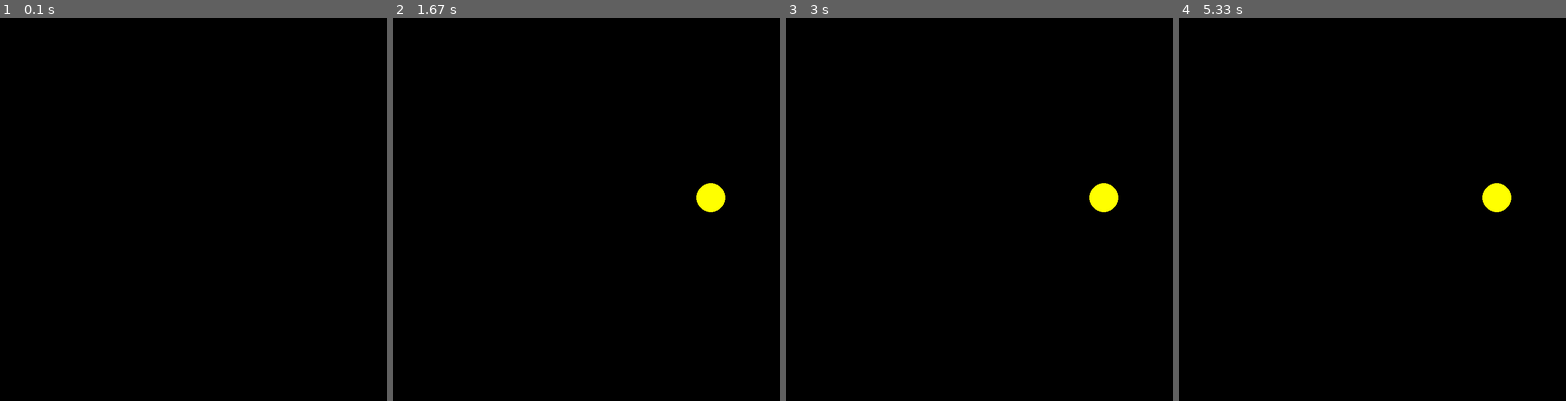
Above: before the commit, frames 1-4 (left to right).
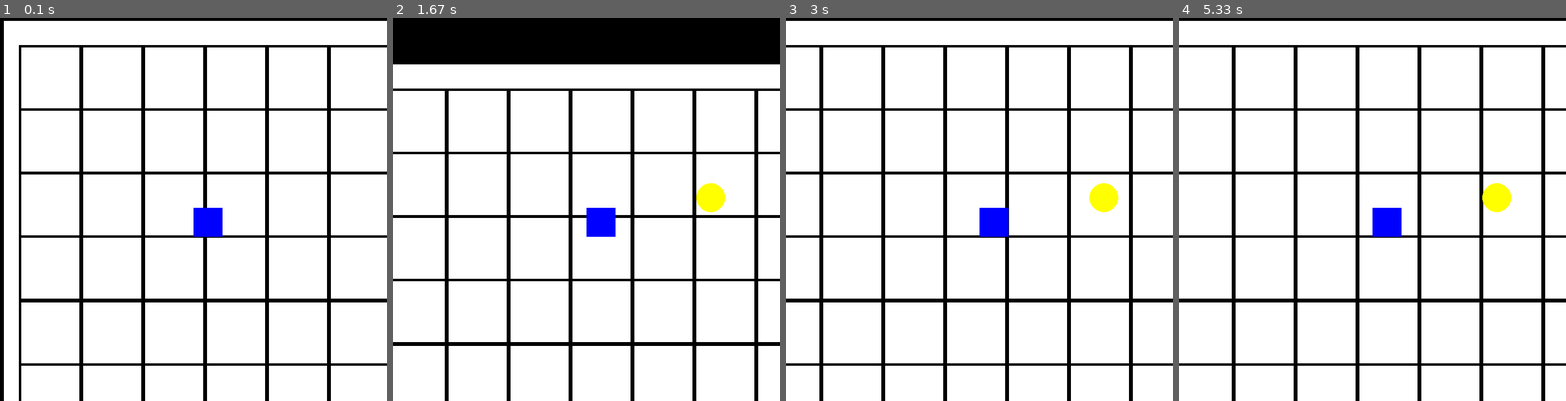
Above: after the commit, the same moments.

Repository: andrewbrase/pygame
Game: pygame game, started from _pygame_projects/01_cat/cat.py
The game is run twice, just before and just after one commit, with the same random seed, the same clock (stepped at 60 frames per second) and the same inputs.
Inputs (mouse positions are in pixels of both pictures, inside the frame that each line leads up to):
- Up to frame 1 (0.1 s): no input
- Up to frame 2 (1.67 s): hold D 0.33-0.8 s; hold W 0.83-1.13 s; click (710, 198) at 1.22 s; hold D from 1.5 s (still down); move the mouse to (586, 232) at 1.53 s
- Up to frame 3 (3 s): release D at 1.97 s; hold A 2-2.53 s; hold S 2.57-2.87 s; hold A from 2.9 s (still down)
- Up to frame 4 (5.33 s): release A at 3.3 s; hold W 3.33-3.7 s; hold D 3.73-4.37 s; hold S 4.4-4.77 s; hold A 4.8-5.27 s; hold D from 5.3 s (still down)

The runs differ from the first frame. In frame 1, 89% of the frame differs, in the area x 1-100%, y 0-100%; in frame 2, 79%; in frame 3, 89%, in the area x 0-100%, y 0-100%; in frame 4, 89%.

Commit message:
added movement system

Diff:
--- a/_pygame_projects/01_cat/cat.py
+++ b/_pygame_projects/01_cat/cat.py
@@ -1,27 +1,43 @@
 import pygame
-import sys
 
 pygame.init()
 
-screen_width = 800
-screen_height = 800
+# Set default width and height
+default_w = 800
+default_h = 800
 
+# Set fullscreen
 screen = pygame.display.set_mode(
-    (screen_width, screen_height),
+    (default_w, default_h),
     pygame.FULLSCREEN)
+
+# Center coordinates
+screen_x_mid, screen_y_mid = screen.get_rect().center
 
 clock = pygame.time.Clock()
 
 class Player:
     def __init__(self):
-        self.posx = 500
-        self.posy = 200
-        self.color = (255, 255, 0)
+        self.posx = screen_x_mid
+        self.posy = screen_y_mid
+        self.color = (0, 0, 255)
 
-my_player = Player()
+player = Player()
+
+click_pos = None
+back_x = 0
+back_y = 0
+
+move_up = False
+move_down = False
+move_left = False
+move_right = False
+
+background = pygame.image.load("grid.png")
 
 running = True
 while running:
+    screen.blit(background, (back_x, back_y))
 
     for event in pygame.event.get():
 
@@ -31,16 +47,48 @@
 
         # Check for player mouse click
         if event.type == pygame.MOUSEBUTTONDOWN:
-            my_player.posx, my_player.posy = pygame.mouse.get_pos()
+            click_pos = pygame.mouse.get_pos()
 
-            screen.fill((0,0,0))
+        if event.type == pygame.KEYDOWN:
+            if event.key == pygame.K_s:
+                move_down = True
+            elif event.key == pygame.K_w:
+                move_up = True
+            elif event.key == pygame.K_d:
+                move_right = True
+            elif event.key == pygame.K_a:
+                move_left = True
 
-            circle = pygame.draw.circle(
-                screen, my_player.color,
-                (my_player.posx, my_player.posy),
-                30)
+        elif event.type == pygame.KEYUP:
+            if event.key == pygame.K_s:
+                move_down = False
+            elif event.key == pygame.K_w:
+                move_up = False
+            elif event.key == pygame.K_d:
+                move_right = False
+            elif event.key == pygame.K_a:
+                move_left = False
 
-            pygame.display.flip()
+    if move_up:
+        back_y += 5
+    if move_down:
+        back_y -= 5
+    if move_left:
+        back_x += 5
+    if move_right:
+        back_x -= 5
+
+    player_mod = pygame.draw.rect(
+        screen, player.color,
+        pygame.Rect(screen_x_mid, screen_y_mid, 60, 60)
+        )
+
+    if click_pos is not None:
+        circle = pygame.draw.circle(
+            screen, (255, 255, 0),
+            click_pos, 30)
+
+    pygame.display.flip()
 
     clock.tick(60)
 
Binary file added: _pygame_projects/01_cat/grid.png
